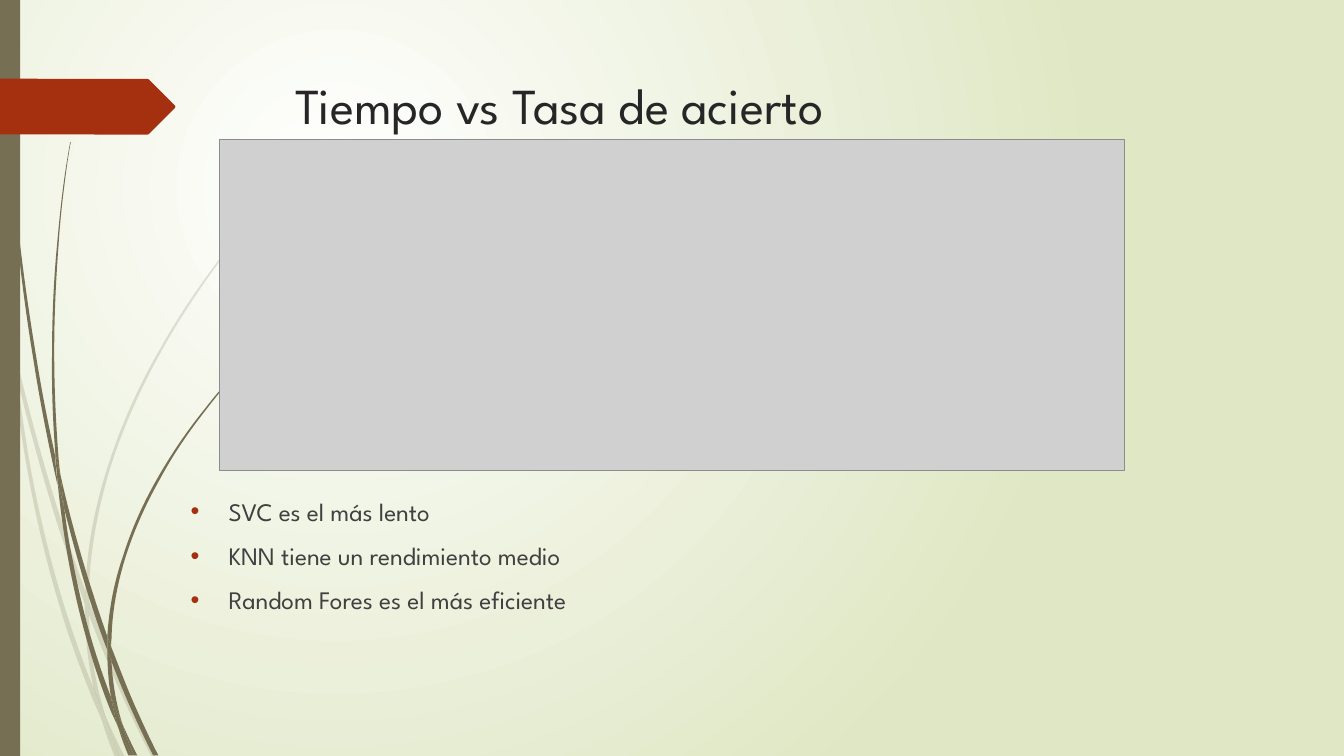
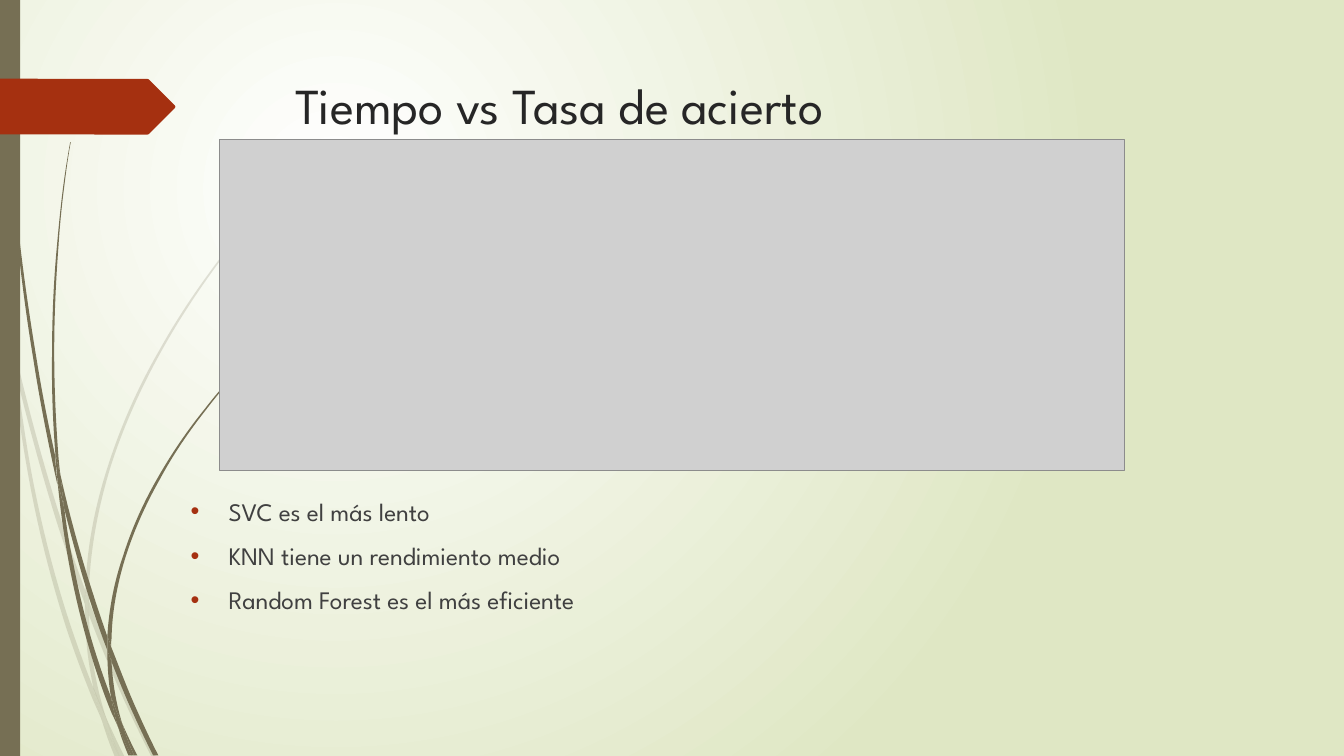
Before and after one commit to Emilio-Samuel/adivino, a slide deck: slide 12 of Proyecto Alfabeto.pptx. Drawn at 1344x756 pixels with LibreOffice and Linux fonts; fonts in the diff are those of the drawing; grey boxes stand for pictures. Boxes give left, top, right and bottom in pixels: in the first picture for what was removed or moved away, otherwise in the second. Text is boxed around its words. In the diff, an @@ line names an element or a change of style, - is before the commit and + after.

```diff
--- a/Proyecto Alfabeto.pptx
+++ b/Proyecto Alfabeto.pptx
@@ text at [229,591,574,610]: text changed @@
-• Random Fores es el más eficiente
+• Random Forest es el más eficiente
```
Also in this commit, not shown: 1 slide added.
